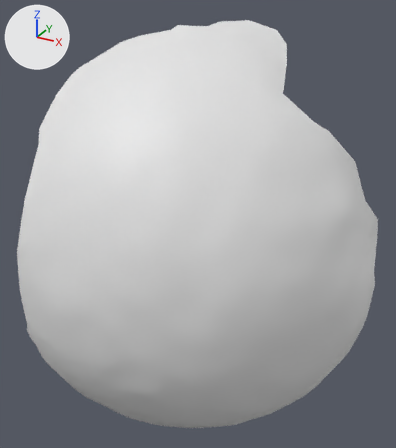
One commit to the OBJ model res/final/onecam_fullvolume/cleanedup/FullVolium.000412.obj: the scene before it, then after it.
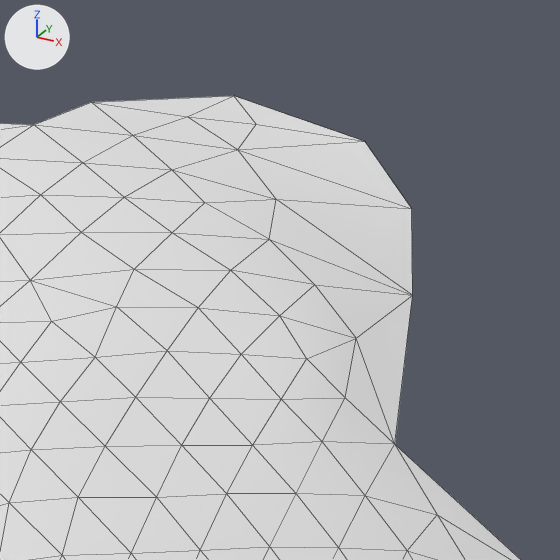
Old and new are each drawn whole from a 50 mm camera at (-344.9, -541.7, 688.4) aimed at (-431.3, -384.5, 609.8) and again close up on the part from 51% to 80% of the width and 0% to 26% of the height. Every picture has the same lights, and +X, +Y and +Z are marked at upper left. The close-ups show mesh edges as thin lines. Where no turn or scale is listed for an object, it has been applied to the vertices.

Objects in the first close-up: 'FullVolium.000412'.
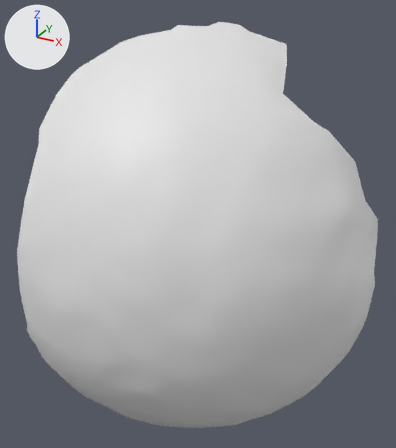
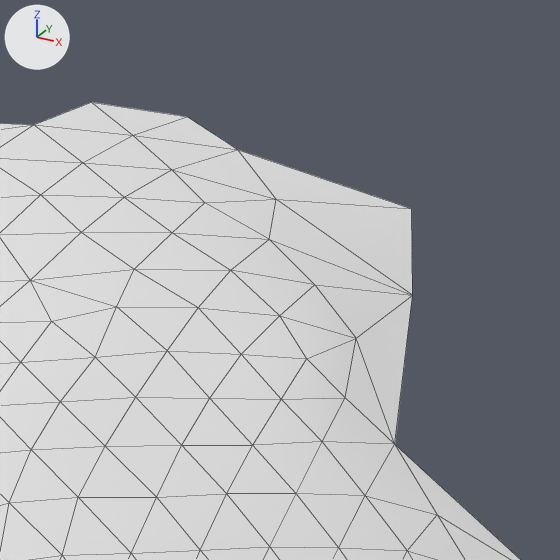
Changed parts and their boxes (x1, y1, x2, y2) in the close-ups (560 x 560 px):
'FullVolium.000412', reshaped: before (0, 96, 521, 560); after (0, 102, 521, 560)
part 1 of me_fullvolium_000412, deleted: before (94, 96, 411, 208)

Edits to the bpy script that builds the scene:
```text
Change me_fullvolium_000412:
    where me_fullvolium_000412.from_pydata(...)  # 1392 vertices, 2717 faces; spans x -481.0..-370.0, y -437.0..-340.0, z 515.0..676.0
    used by ob_fullvolium_000412; location = (0.0, 0.0, 0.0)
    verts and faces of me_fullvolium_000412; kept vertices keep their numbers, new ones are numbered from 1392
    before: 1381 (-441.0, -352.0, 676.0) at pixel (91, 102), 1386 (-427.0, -355.0, 673.0) at pixel (237, 149), 1387 (-433.0, -350.0, 675.0) at pixel (187, 116), 1388 (-429.0, -347.0, 674.0) at pixel (256, 124), 1389 (-421.0, -345.0, 673.0) at pixel (364, 141)
    before: 1390 (-414.0, -351.0, 669.0) at pixel (411, 208), 1391 (-434.0, -340.0, 676.0) at pixel (233, 95)
    me_fullvolium_000412 part 1
    add delete_vertices([1388, 1389, 1391])  # with the faces that use them
```
